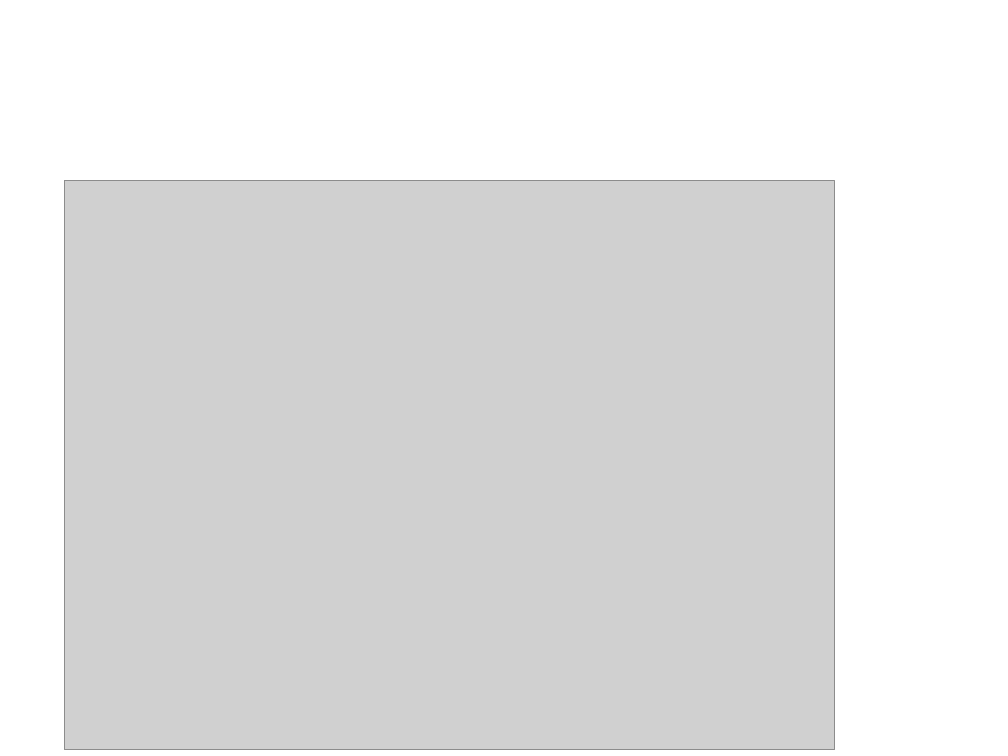
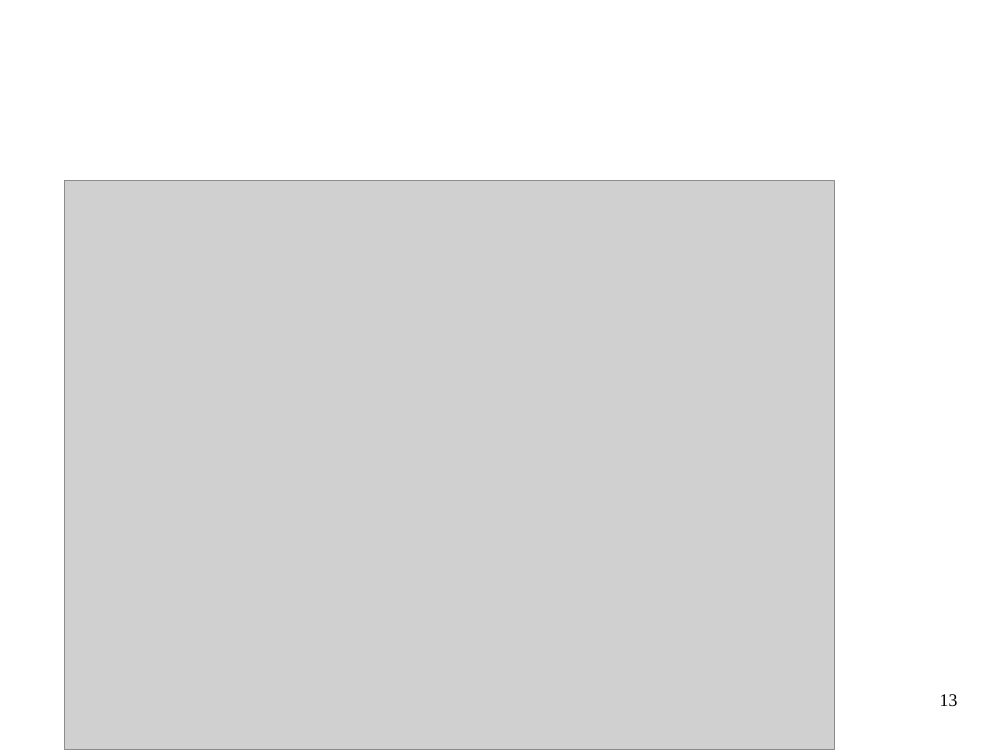
Before and after one commit to Tyboon/PFE, a slide deck: slide 13 of Presentation.odp. Drawn at 1008x756 pixels with LibreOffice and Linux fonts; fonts in the diff are those of the drawing; grey boxes stand for pictures; background and template pictures are left out. Boxes give left, top, right and bottom in pixels: in the first picture for what was removed or moved away, otherwise in the second. Text is boxed around its words. In the diff, an @@ line names an element or a change of style, - is before the commit and + after.

```diff
--- a/Presentation.odp
+++ b/Presentation.odp
@@ page number added at <box>940,694,958,706</box>, 14 pt, text #000000 @@
+13
```
Also in this commit, not shown: 15 other slides changed, 4 slides added, 3 slides removed, 1 other file.
